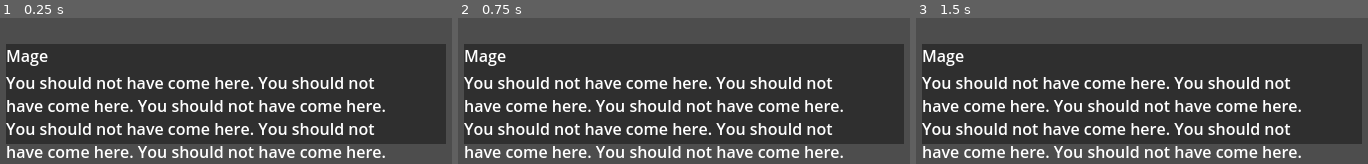
Above: before the commit, frames 1-3 (left to right).
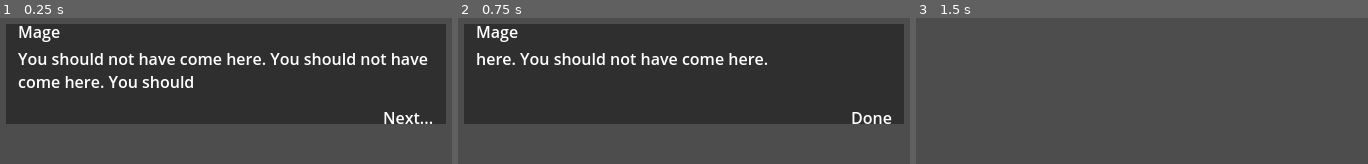
Above: after the commit, the same moments.

Repository: Struckhour/worldbuilder
Game: Godot game, scene res://scenes/DialogueBox.tscn
Two runs of this game, one before a commit and one after it. Both use one fixed random seed, a clock stepped at 60 frames per second and the inputs below. This scene is started directly instead of the project's main scene.
Inputs:
- Up to frame 1 (0.25 s): no input
- Up to frame 2 (0.75 s): tap Enter (ui_accept) at 0.5 s; hold D (move_right) from 0.53 s (still down); hold E (interact, bound only after the commit) from 0.53 s (still down)
- Up to frame 3 (1.5 s): tap Enter (ui_accept) at 0.77, 0.8, 1.07, 1.25, 1.35 s; release D (move_right) at 1.28 s; release E (interact, bound only after the commit) at 1.28 s; hold S (move_down) from 1.28 s (still down)

The runs differ from the first frame. In frame 1, 39% of the frame differs, in the area x 1-99%, y 4-96%; in frame 2, 38%; in frame 3, 68%, in the area x 1-99%, y 17-96%.

Commit message:
adds better dialogue box layout

Diff:
--- a/project.godot
+++ b/project.godot
@@ -68,7 +68,7 @@
 "events": [Object(InputEventKey,"resource_local_to_scene":false,"resource_name":"","device":-1,"window_id":0,"alt_press …(195 unchanged characters)…
 ]
 }
-action={
+interact={
 "deadzone": 0.2,
 "events": [Object(InputEventKey,"resource_local_to_scene":false,"resource_name":"","device":-1,"window_id":0,"alt_press …(192 unchanged characters)…
 ]
--- a/scenes/DialogueBox.tscn
+++ b/scenes/DialogueBox.tscn
@@ -22,34 +22,50 @@
 theme_override_constants/margin_left = 100
 theme_override_constants/margin_top = 0
 theme_override_constants/margin_right = 100
-theme_override_constants/margin_bottom = 20
+theme_override_constants/margin_bottom = 40
 
 [node name="Panel" type="Panel" parent="RootMargin"]
-custom_minimum_size = Vector2(0, 100)
+custom_minimum_size = Vector2(440, 100)
 layout_mode = 2
 theme_override_styles/panel = SubResource("StyleBoxFlat_mt8gy")
 
 [node name="InnerMargin" type="MarginContainer" parent="RootMargin/Panel"]
-layout_mode = 0
-offset_right = 40.0
-offset_bottom = 40.0
+layout_mode = 1
+anchors_preset = 15
+anchor_right = 1.0
+anchor_bottom = 1.0
+grow_horizontal = 2
+grow_vertical = 2
+theme_override_constants/margin_left = 12
+theme_override_constants/margin_top = 8
+theme_override_constants/margin_right = 12
+theme_override_constants/margin_bottom = 8
 
 [node name="Portrait" type="TextureRect" parent="RootMargin/Panel/InnerMargin"]
-custom_minimum_size = Vector2(96, 96)
+custom_minimum_size = Vector2(48, 48)
 layout_mode = 2
+size_flags_horizontal = 0
+size_flags_vertical = 0
 expand_mode = 1
 stretch_mode = 5
 
 [node name="TextColumn" type="VBoxContainer" parent="RootMargin/Panel/InnerMargin"]
-custom_minimum_size = Vector2(400, 0)
 layout_mode = 2
 
 [node name="NameLabel" type="Label" parent="RootMargin/Panel/InnerMargin/TextColumn"]
 layout_mode = 2
 
 [node name="DialogueLabel" type="RichTextLabel" parent="RootMargin/Panel/InnerMargin/TextColumn"]
+custom_minimum_size = Vector2(0, 55)
 layout_mode = 2
-fit_content = true
+scroll_active = false
 
 [node name="ChoicesContainer" type="VBoxContainer" parent="RootMargin/Panel/InnerMargin/TextColumn"]
+visible = false
 layout_mode = 2
+
+[node name="ContinueLabel" type="Label" parent="RootMargin/Panel/InnerMargin/TextColumn"]
+layout_mode = 2
+size_flags_vertical = 8
+text = "Press Enter"
+horizontal_alignment = 2
--- a/scenes/dialogue_box.gd
+++ b/scenes/dialogue_box.gd
@@ -3,23 +3,77 @@
 @onready var portrait: TextureRect = $RootMargin/Panel/InnerMargin/Portrait
 @onready var name_label: Label = $RootMargin/Panel/InnerMargin/TextColumn/NameLabel
 @onready var dialogue_label: RichTextLabel = $RootMargin/Panel/InnerMargin/TextColumn/DialogueLabel
+@onready var continue_label: Label = $RootMargin/Panel/InnerMargin/TextColumn/ContinueLabel
 @onready var choices_container: VBoxContainer = $RootMargin/Panel/InnerMargin/TextColumn/ChoicesContainer
+
+var pages: Array[String] = []
+var page_index := 0
 
 func _ready() -> void:
 	hide_dialogue()
 
-	# temporary test
 	show_dialogue(
 		"Mage",
 		"You should not have come here. You should not have come here. You should not have come here. You should not have come here. You should not have come here. You should not have come here.",
 		null
 	)
 
+func _unhandled_input(event: InputEvent) -> void:
+	if not visible:
+		return
+
+	if event.is_action_pressed("ui_accept") or event.is_action_pressed("interact"):
+		advance_dialogue()
+		get_viewport().set_input_as_handled()
+
 func show_dialogue(speaker_name: String, text: String, portrait_texture: Texture2D = null) -> void:
 	name_label.text = speaker_name
-	dialogue_label.text = text
 	portrait.texture = portrait_texture
+	portrait.visible = portrait_texture != null
+
+	pages = paginate_text(text, 75)
+	page_index = 0
+
 	visible = true
+	_show_current_page()
+
+func advance_dialogue() -> void:
+	if page_index < pages.size() - 1:
+		page_index += 1
+		_show_current_page()
+	else:
+		hide_dialogue()
+
+func _show_current_page() -> void:
+	dialogue_label.text = pages[page_index]
+
+	continue_label.visible = true
+
+	if page_index < pages.size() - 1:
+		continue_label.text = "Next..."
+	else:
+		continue_label.text = "Done"
 
 func hide_dialogue() -> void:
 	visible = false
+	pages.clear()
+	page_index = 0
+
+func paginate_text(text: String, max_chars := 120) -> Array[String]:
+	var words := text.split(" ")
+	var result: Array[String] = []
+	var current := ""
+
+	for word in words:
+		var test := word if current == "" else current + " " + word
+
+		if test.length() > max_chars:
+			result.append(current)
+			current = word
+		else:
+			current = test
+
+	if current != "":
+		result.append(current)
+
+	return result
